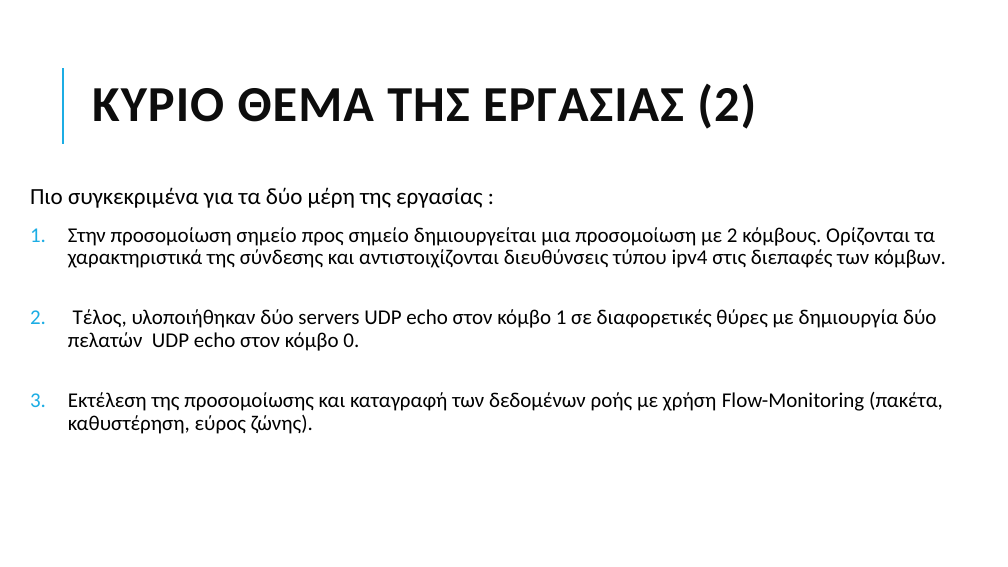
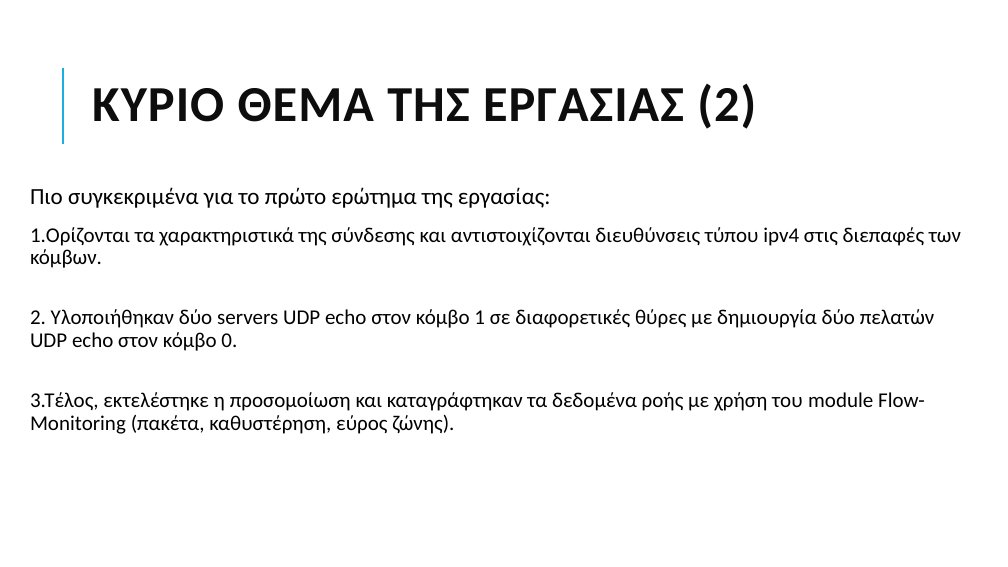
Before and after one commit to grgmyl/Ns3Project, a slide deck: slide 3 of Presentations/Ns-3_presentation_F.pptx. Drawn at 1008x567 pixels with LibreOffice and Linux fonts; fonts in the diff are those of the drawing. Boxes give left, top, right and bottom in pixels: in the first picture for what was removed or moved away, otherwise in the second. Text is boxed around its words. In the diff, an @@ line names an element or a change of style, - is before the commit and + after.

```diff
--- a/Presentations/Ns-3_presentation_F.pptx
+++ b/Presentations/Ns-3_presentation_F.pptx
@@ text at bbox=[30, 187, 961, 434]: text changed @@
-Πιο συγκεκριμένα για τα δύο μέρη της εργασίας :
-1. Στην προσομοίωση σημείο προς σημείο δημιουργείται μια προσομοίωση με 2 κόμβους. Ορίζονται τα χαρακτηριστικά της σύνδεσης και αντιστοιχίζονται διευθύνσεις τύπου ipv4 στις διεπαφές των κόμβων.
-2. Τέλος, υλοποιήθηκαν δύο servers UDP echo στον κόμβο 1 σε διαφορετικές θύρες με δημιουργία δύο πελατών UDP echo στον κόμβο 0.
-3. Εκτέλεση της προσομοίωσης και καταγραφή των δεδομένων ροής με χρήση Flow-Monitoring (πακέτα, καθυστέρηση, εύρος ζώνης).
+Πιο συγκεκριμένα για το πρώτο ερώτημα της εργασίας:
+1.Ορίζονται τα χαρακτηριστικά της σύνδεσης και αντιστοιχίζονται διευθύνσεις τύπου ipv4 στις διεπαφές των κόμβων.
+2. Yλοποιήθηκαν δύο servers UDP echo στον κόμβο 1 σε διαφορετικές θύρες με δημιουργία δύο πελατών UDP echo στον κόμβο 0.
+3.Tέλος, εκτελέστηκε η προσομοίωση και καταγράφτηκαν τα δεδομένα ροής με χρήση του module Flow-Monitoring (πακέτα, καθυστέρηση, εύρος ζώνης).
```
Also in this commit, not shown: 6 other slides changed, 5 slides added.
